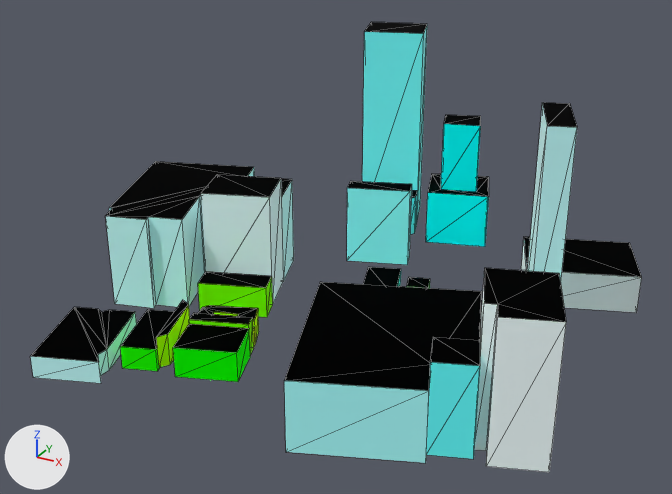
The glTF model web/public/assets/cities/melbourne/tiles/-4_2.far.glb: old version first, new version second.
Rendered twice from a camera (50 mm lens) standing at (-679.0, 225.0, 247.0) and looking at (-895.0, 618.0, 51.0). The lights are fixed; the arrows at lower left show +X, +Y and +Z. The first picture is the older version. Mesh edges are drawn as thin lines. Where no turn or scale is listed for an object, it has been applied to the vertices. Vertices at exactly the same position are counted once.

Script lines for the objects in view, before the commit:
```python
me_4_2_far = bpy.data.meshes.new('-4_2_far')
me_4_2_far.from_pydata(...)  # 234 vertices, 311 faces; spans x -141.0..141.0, y -143.0..143.0, z -64.0..64.0
# faces by material slot: [234, 77]
me_4_2_far.materials.append(mat_facade)
me_4_2_far.materials.append(mat_roof)
# before: 170 (26.0, 14.0, -54.0) at pixel (406, 286), 171 (22.0, 26.0, -54.0) at pixel (408, 276), 173 (37.0, 18.0, -54.0) at pixel (428, 287), 175 (33.0, 30.0, -54.0) at pixel (430, 278)
ob_4_2_far = bpy.data.objects.new('-4_2_far', me_4_2_far)
ob_4_2_far.location = (-892.0, 632.0, 76.0)
```
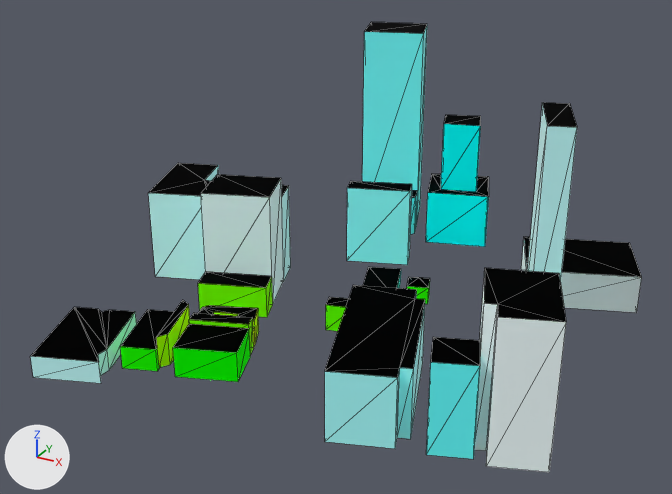
Where the newer file only moved an object's origin or applied its transform, the numbers keep the older frame.

What differs and where, as boxes (x1, y1, x2, y2) in the pictures (672 x 494 px):
```json
{"part": 1, "of": "me_4_2_far", "change": "rebuilt", "before": [284, 282, 482, 463], "after": [325, 285, 425, 449], "on screen": "49% narrower, 9% shorter"}
{"part": 2, "of": "me_4_2_far", "change": "cut back", "before": [106, 161, 294, 330], "after": [148, 163, 291, 330]}
{"part": 3, "of": "me_4_2_far", "change": "built on", "before": [407, 277, 430, 288], "after": [407, 277, 430, 288]}
```

The change, as JSON lines over the scene's bpy script:
```json
{"block": "me_4_2_far", "where": "# used by ob_4_2_far; location = (-892.0, 632.0, 76.0)"}
{"block": "me_4_2_far", "where": "# verts and faces of me_4_2_far; kept vertices keep their numbers, new ones are numbered from 234"}
{"op": "remove", "block": "me_4_2_far", "code": "me_4_2_far.from_pydata(...)  # 234 vertices, 311 faces; spans x -141.0..141.0, y -143.0..143.0, z -64.0..64.0"}
{"op": "add", "block": "me_4_2_far", "code": "me_4_2_far.from_pydata(...)  # 231 vertices, 308 faces; spans x -128.0..141.0, y -143.0..143.0, z -64.0..64.0"}
{"block": "me_4_2_far", "change": "me_4_2_far part 1: the loose piece of 12 vertices spanning x 8.0..105.0, y -136.0..-22.0, z -62.0..-28.0 is rebuilt with 16 vertices and now spans x 24.0..82.0, y -122.0..-35.0, z -62.0..-28.0"}
{"block": "me_4_2_far", "change": "me_4_2_far part 2"}
{"block": "me_4_2_far", "change": "19 vertices are removed from x -141.0..-52.0, y -71.0..32.0, z -59.0..-8.0"}
{"block": "me_4_2_far", "change": "37 faces are deleted"}
{"block": "me_4_2_far", "change": "3 vertices move from x -82.0..-52.0, y -24.0..24.0, z -59.0 to x -110.0..-48.0, y -34.0..14.0, z -59.0"}
{"block": "me_4_2_far", "change": "10 vertices are added at x -128.0..-19.0, y -81.0..24.0, z -59.0..-8.0"}
{"block": "me_4_2_far", "change": "11 new faces join them, mat_facade"}
{"block": "me_4_2_far", "change": "13 new faces join them, mat_roof"}
{"block": "me_4_2_far", "change": "me_4_2_far part 3"}
{"op": "add", "block": "me_4_2_far", "code": "delete_faces([(171, 173, 175), (170, 173, 171)])"}
{"op": "add", "block": "me_4_2_far", "code": "verts[244] = (30.0, 22.0, -51.0)  # pixel (418, 277)"}
{"op": "add", "block": "me_4_2_far", "code": "verts[245] = (29.0, 22.0, -51.0)  # pixel (418, 277)"}
{"op": "add", "block": "me_4_2_far", "code": "faces += [(170, 244, 171), (171, 244, 245), (170, 173, 244), (173, 175, 245), (173, 245, 244), (171, 245, 175)]  # mat_roof"}
```
